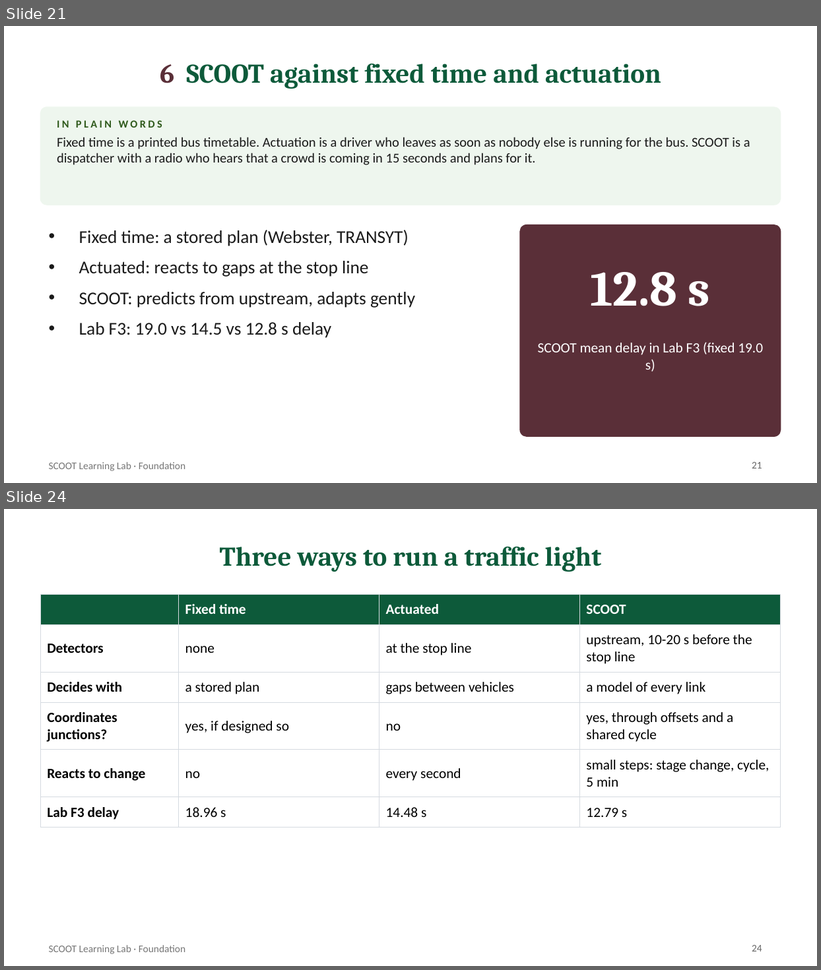
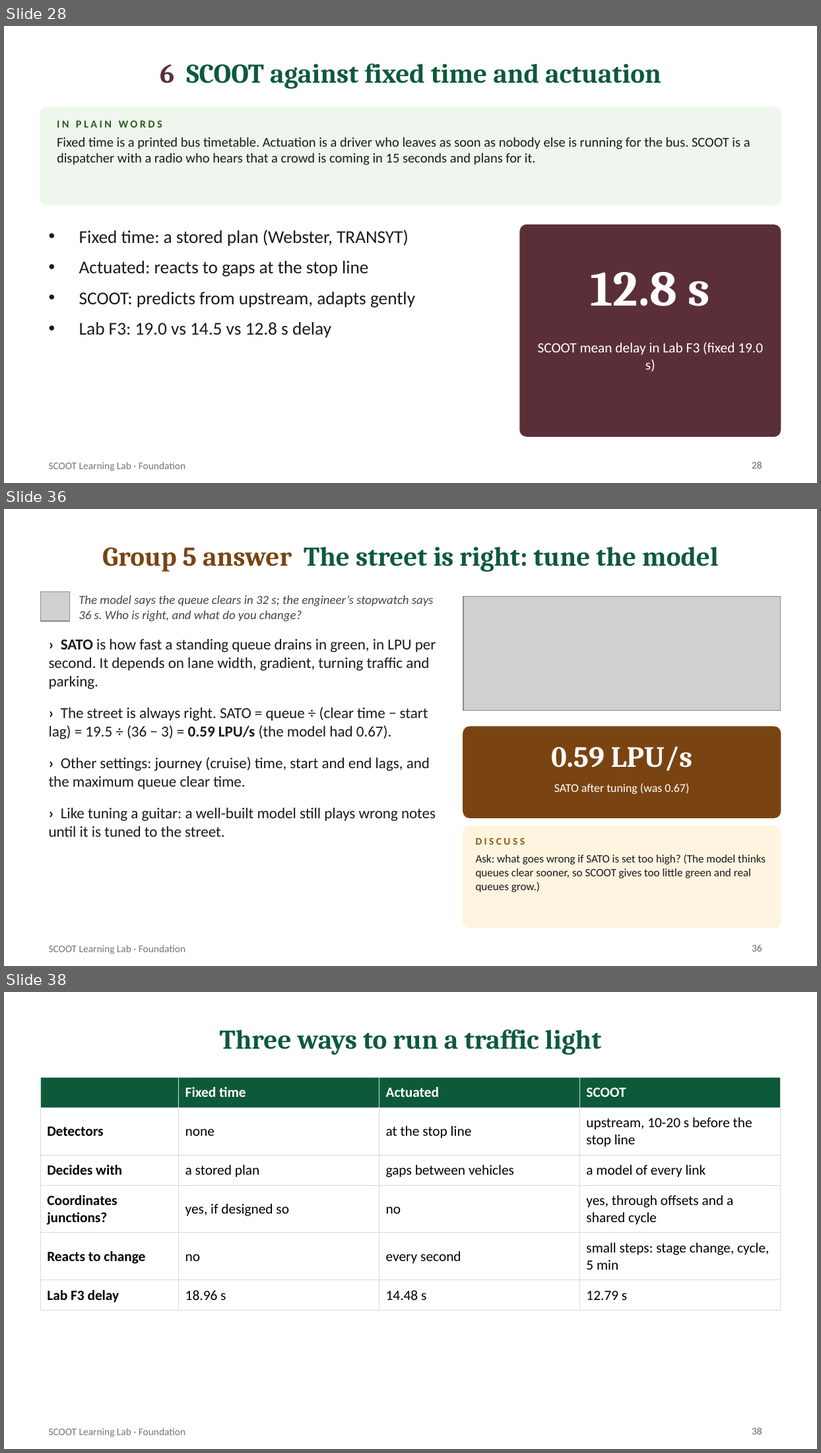
Before and after one commit to smrahmanbd/scoot-learning-lab, a slide deck: docs/materials/SCOOT_Foundation_Presentation.pptx. Shown one above the other, each under a label of ours: slides 21 and 24 before the commit, slides 28, 36 and 38 after it; the slides between them are not shown. The pictures are 821x970 and 821x1453 pixels, drawn with LibreOffice and Linux fonts; fonts in the diff are those of the drawing; grey boxes stand for pictures. Boxes give left, top, right and bottom in pixels: in the first picture for what was removed or moved away, otherwise in the second. Text is boxed around its words. In the diff, an @@ line names an element or a change of style, - is before the commit and + after.

```diff
--- a/docs/materials/SCOOT_Foundation_Presentation.pptx
+++ b/docs/materials/SCOOT_Foundation_Presentation.pptx
@@ slide 36 added at <box>4,509,817,966</box>, background #FFFFFF; not listed: 1 template element that a slide beside it also shows @@
@@ title added at <box>102,547,719,572</box>, 24 pt, text #0D5A3A, bold @@
+Group 5 answer The street is right: tune the model
@@ picture added at <box>40,592,70,621</box> @@
@@ text added at <box>79,595,434,621</box>, 11 pt, text #444444, italic @@
+The model says the queue clears in 32 s; the engineer’s stopwatch says 36 s. Who is right, and what do you change?
@@ picture added at <box>463,597,781,712</box> @@
@@ text added at <box>49,639,436,837</box>, 13.5 pt, text #1A1A1A @@
+› SATO is how fast a standing queue drains in green, in LPU per second. It depends on lane width, gradient, turning traffic and parking.
+› The street is always right. SATO = queue ÷ (clear time − start lag) = 19.5 ÷ (36 − 3) = 0.59 LPU/s (the model had 0.67).
+› Other settings: journey (cruise) time, start and end lags, and the maximum queue clear time.
+› Like tuning a guitar: a well-built model still plays wrong notes until it is tuned to the street.
@@ rounded rectangle added at <box>463,727,781,818</box>, fill #7A4412, outline #7A4412 1 pt @@
@@ text added at <box>551,747,693,771</box>, 26 pt, text #FFFFFF, bold @@
+0.59 LPU/s
@@ text added at <box>554,784,689,794</box>, 10.5 pt, text #FFFFFF @@
+SATO after tuning (was 0.67)
@@ rounded rectangle added at <box>463,826,781,927</box>, fill #FFF4E0, outline #FFF4E0 1 pt @@
@@ text added at <box>476,838,525,845</box>, 9 pt, text #8A5A12, bold @@
+DISCUSS
@@ text added at <box>476,854,766,892</box>, 10 pt, text #1A1A1A @@
+Ask: what goes wrong if SATO is set too high? (The model thinks queues clear sooner, so SCOOT gives too little green and real queues grow.)
@@ page number added at <box>752,945,762,952</box>, 9 pt, text #666666 @@
+36
@@ what was slide 21 is now slide 28 @@
@@ page number at <box>752,462,762,469</box>: text changed @@
-21
+28
@@ what was slide 24 is now slide 38 @@
@@ page number at <box>752,1428,762,1435</box>: text changed @@
-24
+38
```
Also in this commit, not shown: 4 slides changed, 13 other slides added, 1 other file.
